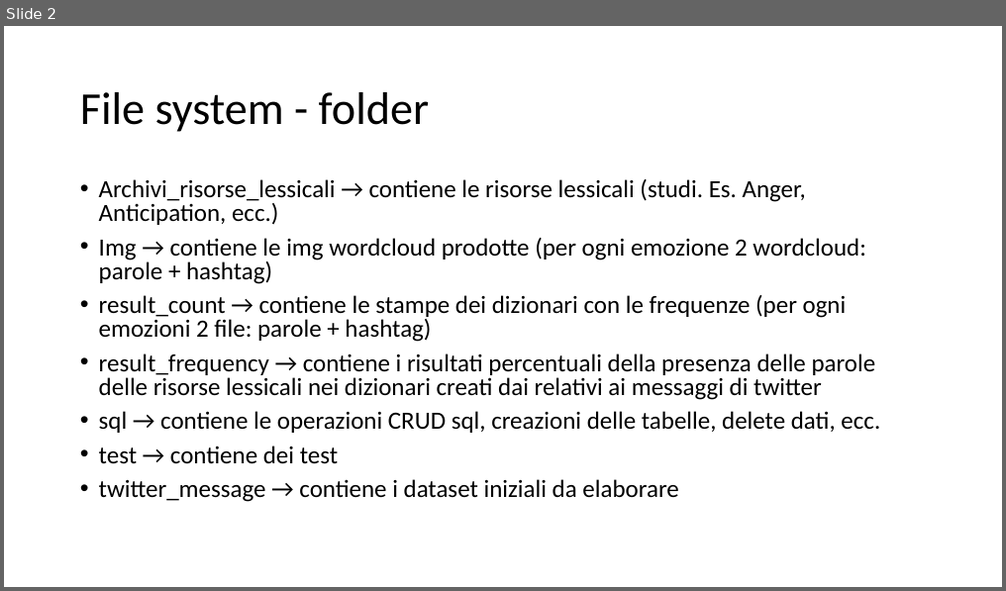
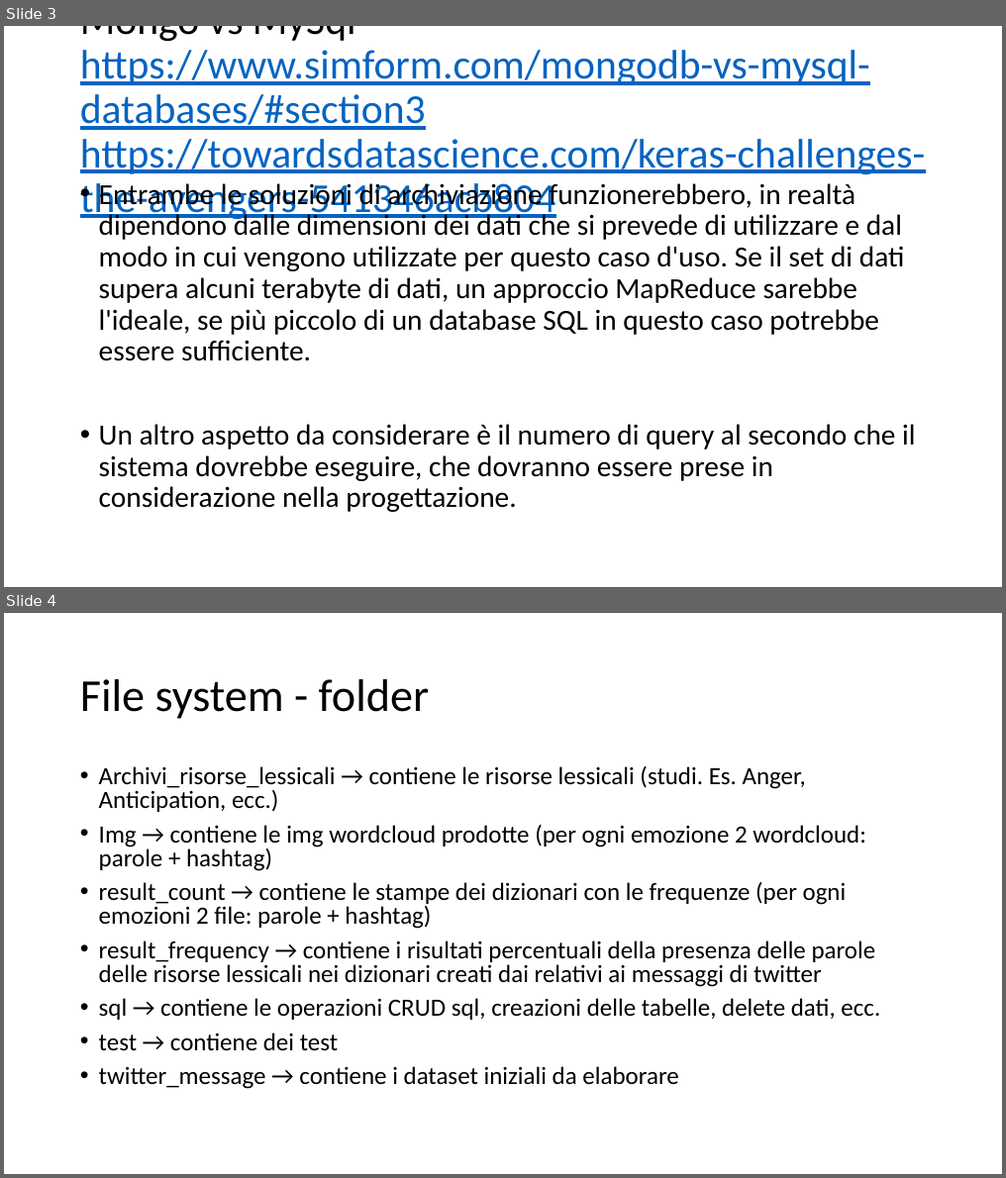
Before and after one commit to lucaMari94/mongodb-sentiment-analysis, a slide deck: silde/slide.pptx. Shown one above the other, each under a label of ours: slide 2 before the commit, slides 3 and 4 after it. The pictures are 1006x591 and 1006x1178 pixels, drawn with LibreOffice and Linux fonts; fonts in the diff are those of the drawing. Boxes give left, top, right and bottom in pixels: in the first picture for what was removed or moved away, otherwise in the second. Text is boxed around its words. In the diff, an @@ line names an element or a change of style, - is before the commit and + after.

```diff
--- a/silde/slide.pptx
+++ b/silde/slide.pptx
@@ slide 3 added at box(4, 26, 1002, 587), background #FFFFFF @@
@@ title added at box(80, 26, 925, 223), 39.6 pt, text #0563C1, underline @@
+Mongo vs MySql
+https://www.simform.com/mongodb-vs-mysql-databases/#section3
+https://towardsdatascience.com/keras-challenges-the-avengers-541346acb804
@@ text added at box(99, 183, 915, 512), 28 pt, text #000000 @@
+• Entrambe le soluzioni di archiviazione funzionerebbero, in realtà dipendono dalle dimensioni dei dati che si prevede di utilizzare e dal modo in cui vengono utilizzate per questo caso d'uso. Se il set di dati supera alcuni terabyte di dati, un approccio MapReduce sarebbe l'ideale, se più piccolo di un database SQL in questo caso potrebbe essere sufficiente.
+• Un altro aspetto da considerare è il numero di query al secondo che il sistema dovrebbe eseguire, che dovranno essere prese in considerazione nella progettazione.
@@ what was slide 2 is now slide 4 @@
```
Also in this commit, not shown: 1 slide changed, 1 other slide added, 3 other files.
